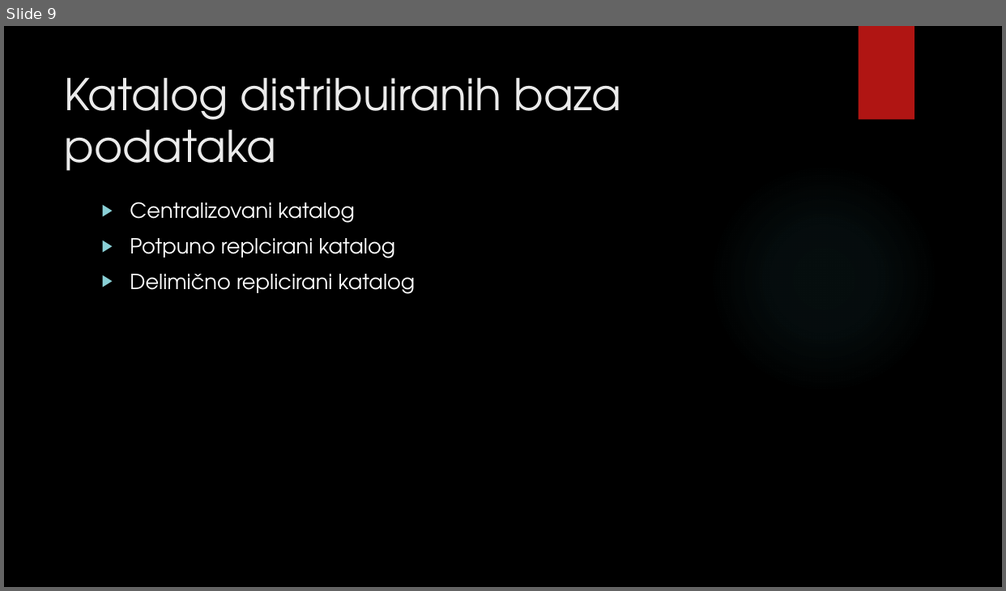
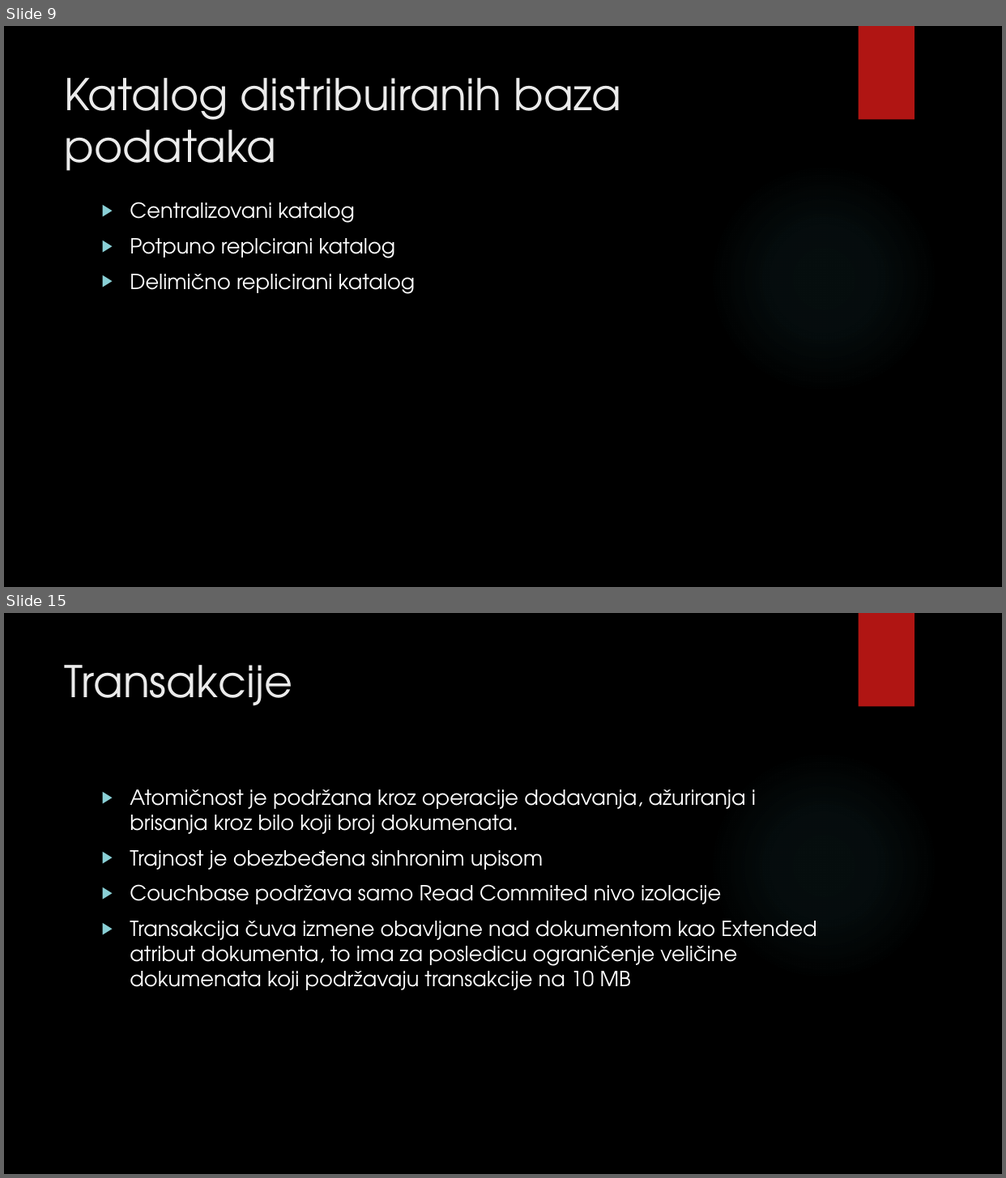
Before and after one commit to Rista5/DBMS, a slide deck: Distribuirane baze/Distribuirane baze podataka.pptx. Shown one above the other, each under a label of ours: slide 9 before the commit, slides 9 and 15 after it; the slides between them are not shown. The pictures are 1006x591 and 1006x1178 pixels, drawn with LibreOffice and Linux fonts; fonts in the diff are those of the drawing; background and template pictures are left out. Boxes give left, top, right and bottom in pixels: in the first picture for what was removed or moved away, otherwise in the second. Text is boxed around its words. In the diff, an @@ line names an element or a change of style, - is before the commit and + after.

```diff
--- a/Distribuirane baze/Distribuirane baze podataka.pptx
+++ b/Distribuirane baze/Distribuirane baze podataka.pptx
@@ slide 15 added at [4, 613, 1002, 1174], background picture (left out); not listed: 2 template elements that a slide beside it also shows @@
@@ title added at [65, 665, 293, 706], 42 pt, text #EBEBEB @@
+Transakcije
@@ text added at [130, 790, 816, 990], 20 pt, text #FFFFFF @@
+▶ Atomičnost je podržana kroz operacije dodavanja, ažuriranja i brisanja kroz bilo koji broj dokumenata.
+▶ Trajnost je obezbeđena sinhronim upisom
+▶ Couchbase podržava samo Read Commited nivo izolacije
+▶ Transakcija čuva izmene obavljane nad dokumentom kao Extended atribut dokumenta, to ima za posledicu ograničenje veličine dokumenata koji podržavaju transakcije na 10 MB
```
Also in this commit, not shown: 1 slide changed, 11 other slides added, 2 other files.
